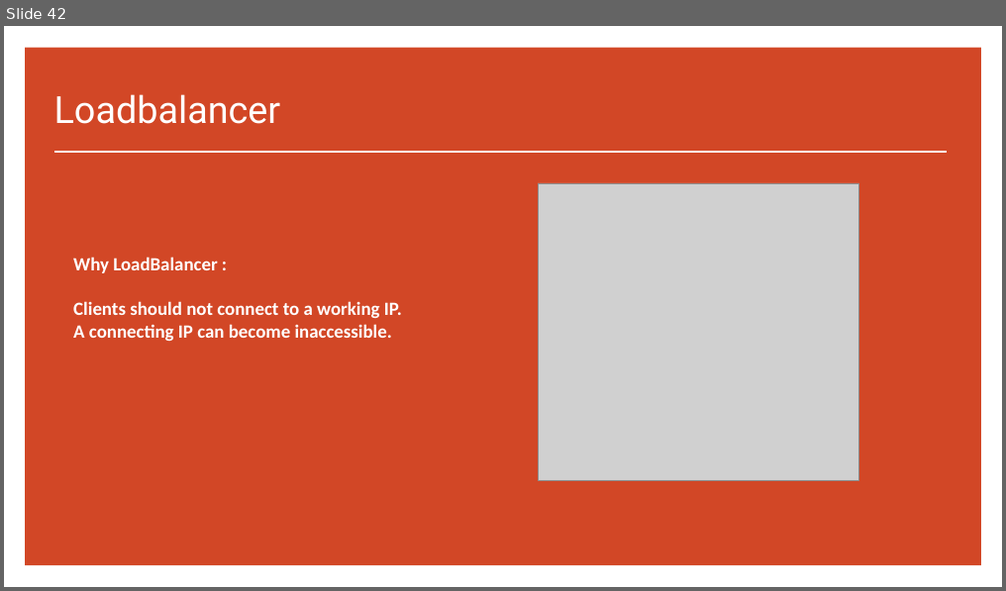
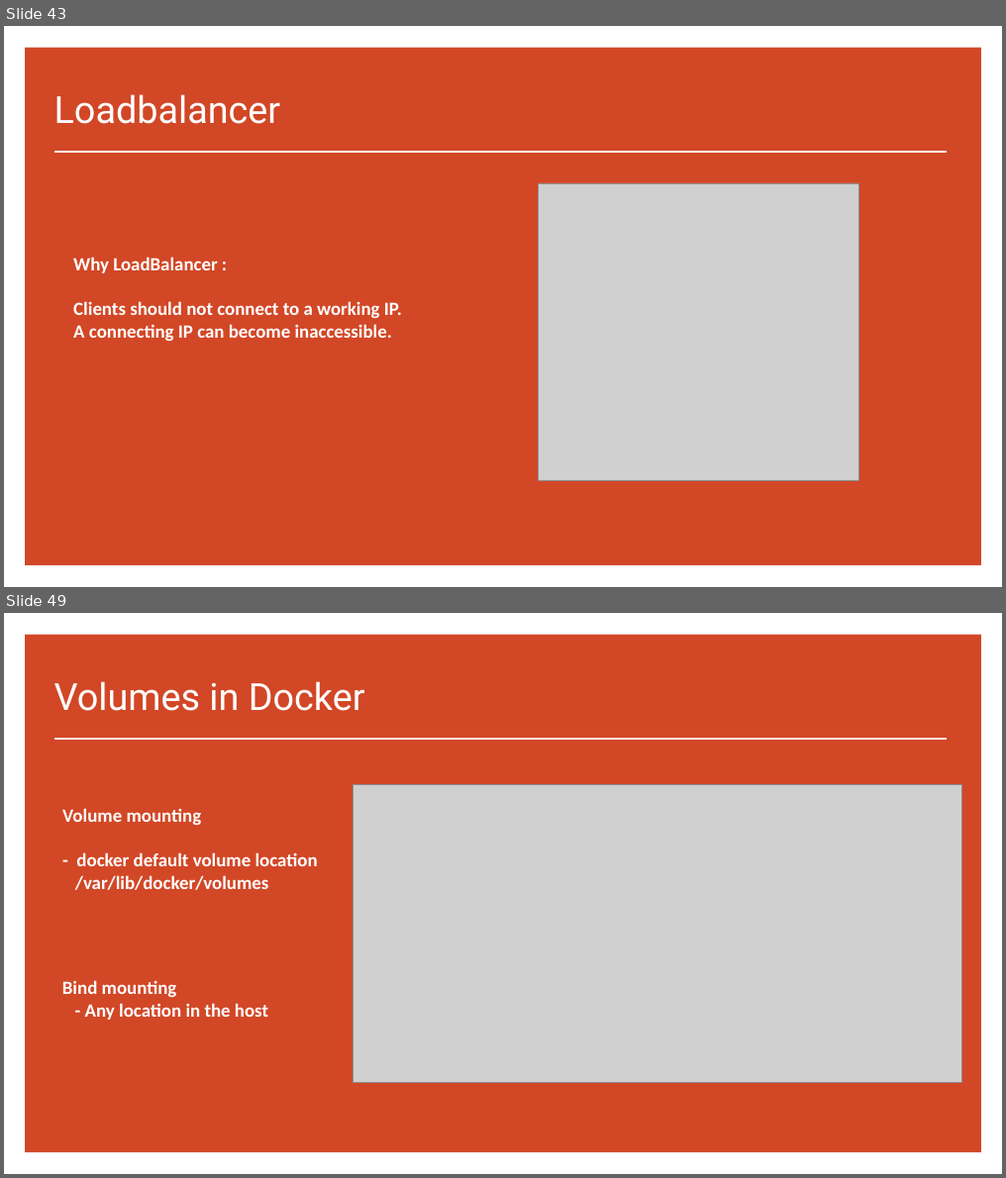
Before and after one commit to saratho02/Sarath-Oruganti, a slide deck: day_02_kubernetes/Kubernetes.pptx. Shown one above the other, each under a label of ours: slide 42 before the commit, slides 43 and 49 after it; the slides between them are not shown. The pictures are 1006x591 and 1006x1178 pixels, drawn with LibreOffice and Linux fonts; fonts in the diff are those of the drawing; grey boxes stand for pictures. Boxes give left, top, right and bottom in pixels: in the first picture for what was removed or moved away, otherwise in the second. Text is boxed around its words. In the diff, an @@ line names an element or a change of style, - is before the commit and + after.

```diff
--- a/day_02_kubernetes/Kubernetes.pptx
+++ b/day_02_kubernetes/Kubernetes.pptx
@@ slide 49 added at (4, 613, 1002, 1174), background #FFFFFF; not listed: 1 template element that a slide beside it also shows @@
@@ title added at (54, 681, 365, 711), 36 pt, text #FFFFFF @@
+Volumes in Docker
@@ line added from (54, 739) to (946, 739), #FFFFFF 1.5 pt @@
@@ picture added at (352, 785, 962, 1082) @@
@@ text added at (62, 808, 318, 890), 18 pt, text #FFFFFF, bold @@
+Volume mounting
+- docker default volume location
+/var/lib/docker/volumes
@@ text added at (62, 980, 268, 1020), 18 pt, text #FFFFFF, bold @@
+Bind mounting
+- Any location in the host
@@ what was slide 42 is now slide 43 @@
```
Also in this commit, not shown: 20 other slides added, 1 other file.
